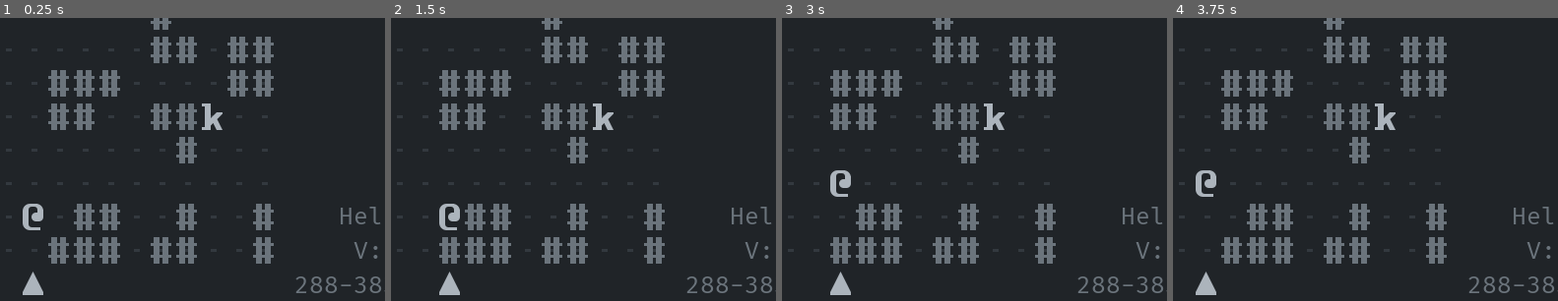
Above: before the commit, frames 1-4 (left to right).
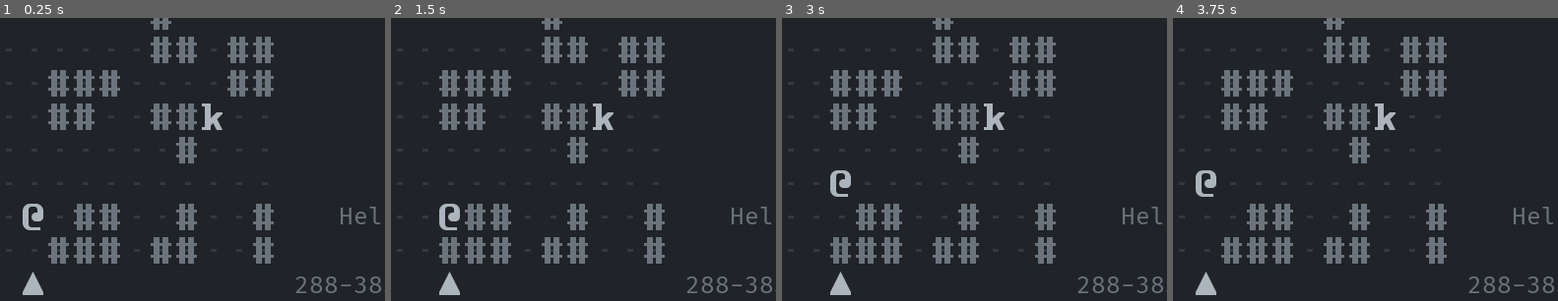
Above: after the commit, the same moments.

Repository: Bozar/OneMoreLevel
Game: Godot game, scene res://scene/main/MainScene.tscn
Two runs of this game, one before a commit and one after it. Both use one fixed random seed, a clock stepped at 60 frames per second and the inputs below.
Inputs:
- Up to frame 1 (0.25 s): no input
- Up to frame 2 (1.5 s): tap Enter at 0.5 s; hold Right (move_right) 0.53-1.28 s; tap Space (init_world) at 0.6, 1.25, 1.35 s; hold Down (move_down) from 1.28 s (still down)
- Up to frame 3 (3 s): tap Enter at 2 s; release Down (move_down) at 2.03 s; hold Right (move_right) 2.03-2.78 s; tap Space (init_world) at 2.1, 2.75, 2.85 s; hold Up (move_up) from 2.78 s (still down)
- Up to frame 4 (3.75 s): tap Enter at 3.5 s; release Up (move_up) at 3.53 s; hold Left (move_left) from 3.53 s (still down); tap Space (init_world) at 3.6 s
The pictures show only the part of the screen within x 38-88%, y 50-100%; the shares and areas given below are measured in that part.

The runs differ from the first frame. In frame 1, 0.1% of the frame differs, in the area x 92-98%, y 79-86%; in frame 2, 0.1%; in frame 3, 0.1%; in frame 4, 0.1%.

Commit message:
Print a different version number in wizard mode.

Diff:
--- a/library/SidebarText.gd
+++ b/library/SidebarText.gd
@@ -1,4 +1,4 @@
-const VERSION: String = "V: 0.0.1"
+const VERSION: String = "{0}0.0.1"
 
 const TURN: String = "Turn: {0}"
 
@@ -7,4 +7,5 @@
 const LOSE: String = "You lose.\n[ Space ]"
 
 const HELP: String = "Help: Esc"
+const WIZARD: String = "+ "
 const SEED: String = "{0}-{1}-{2}"
--- a/scene/gui/SidebarVBox.gd
+++ b/scene/gui/SidebarVBox.gd
@@ -30,6 +30,7 @@
 }
 
 var _pc: Sprite
+var _is_wizard: bool = false
 var _turn_counter: int = 0
 
 
@@ -41,7 +42,7 @@
 
 	get_node(WORLD).text = _new_WorldTag.get_world_name(new_world)
 	get_node(HELP).text = _new_SidebarText.HELP
-	get_node(VERSION).text = _new_SidebarText.VERSION
+	get_node(VERSION).text = _get_version()
 	get_node(SEED).text = _get_seed()
 
 
@@ -90,3 +91,9 @@
 	var _tail: String = _rng_seed.substr(6)
 
 	return _new_SidebarText.SEED.format([_head, _body, _tail])
+
+
+func _get_version() -> String:
+	if _is_wizard:
+		return _new_SidebarText.VERSION.format([_new_SidebarText.WIZARD])
+	return _new_SidebarText.VERSION.format([""])
